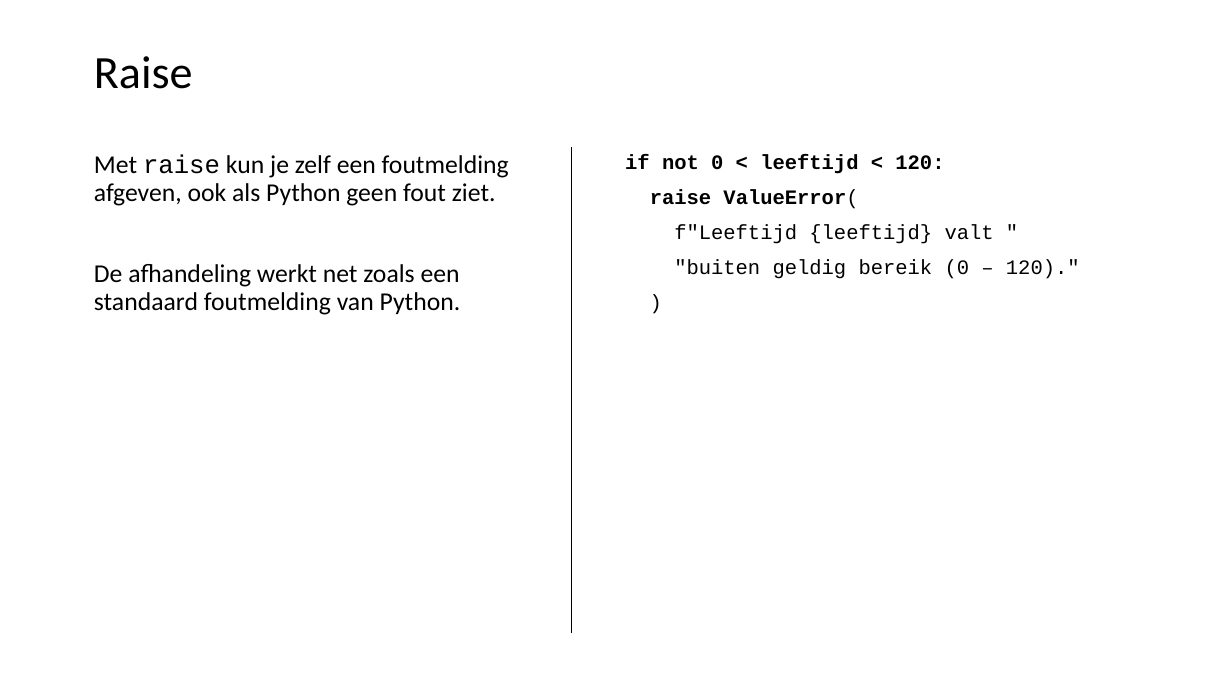
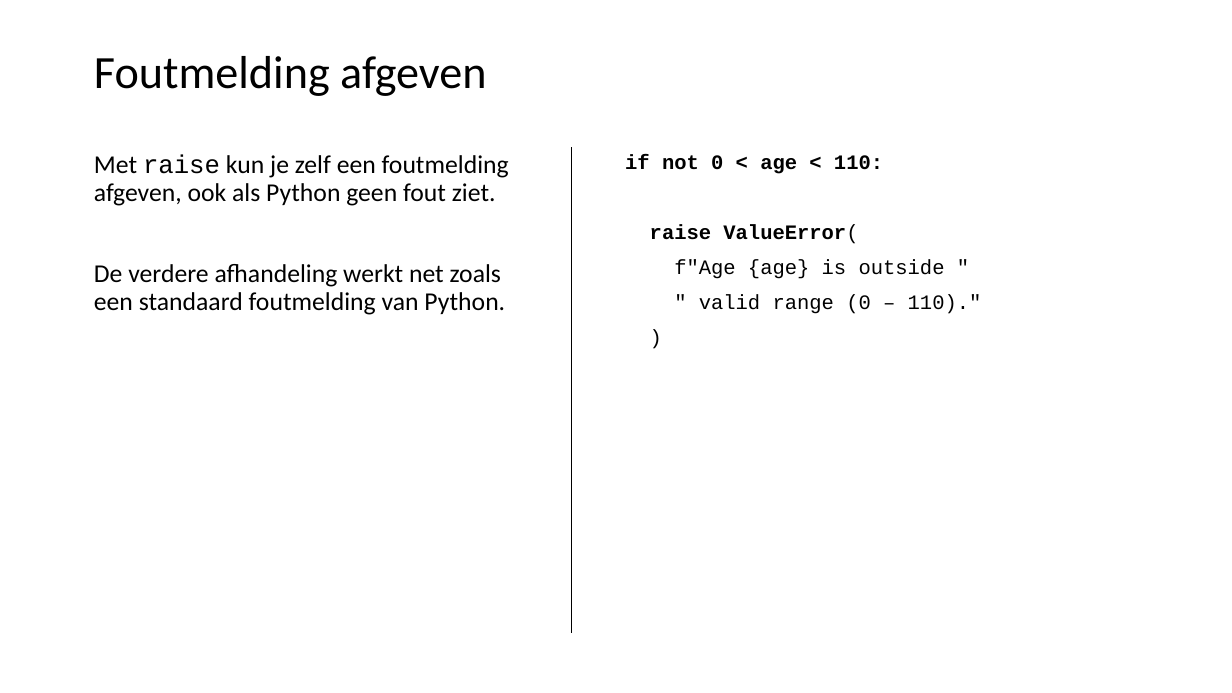
Before and after one commit to LFKoning/knowledge-sharing, a slide deck: slide 36 of python_trainees/2_production_code/python_traineeship_2.pptx (slide 34 before the commit). Drawn at 1232x693 pixels with LibreOffice and Linux fonts; fonts in the diff are those of the drawing. Boxes give left, top, right and bottom in pixels: in the first picture for what was removed or moved away, otherwise in the second. Text is boxed around its words. In the diff, an @@ line names an element or a change of style, - is before the commit and + after.

Commit message:
Update Python trainees part 2

```diff
--- a/python_trainees/2_production_code/python_traineeship_2.pptx
+++ b/python_trainees/2_production_code/python_traineeship_2.pptx
@@ title at box(94, 56, 486, 96): text changed @@
-Raise
+Foutmelding afgeven
@@ text at box(625, 154, 883, 174): text changed @@
-if not 0 < leeftijd < 120:
+if not 0 < age < 110:
@@ text at box(94, 264, 505, 315): text changed @@
-De afhandeling werkt net zoals een standaard foutmelding van Python.
+De verdere afhandeling werkt net zoals een standaard foutmelding van Python.
@@ text at box(674, 259, 982, 314): text changed @@
-f"Leeftijd {leeftijd} valt "
-"buiten geldig bereik (0 – 120)."
+f"Age {age} is outside "
+" valid range (0 – 110)."
```
Also in this commit, not shown: 25 other slides changed, 5 slides added, 3 slides removed, 15 other files.
